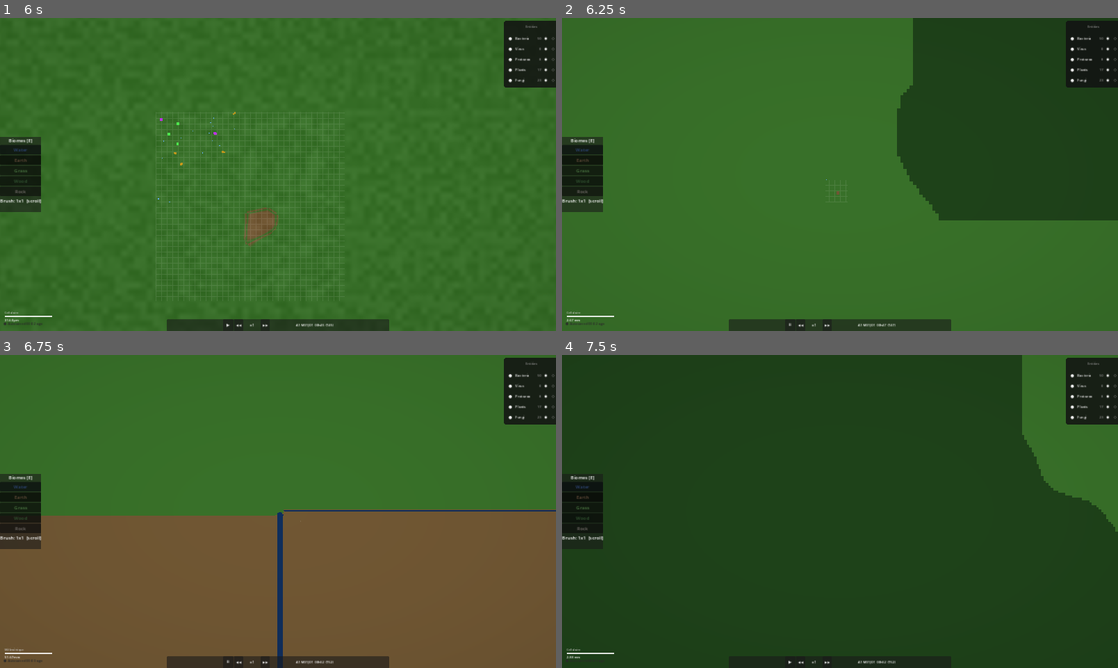
Above: before the commit, frames 1-4 (two rows, left to right).
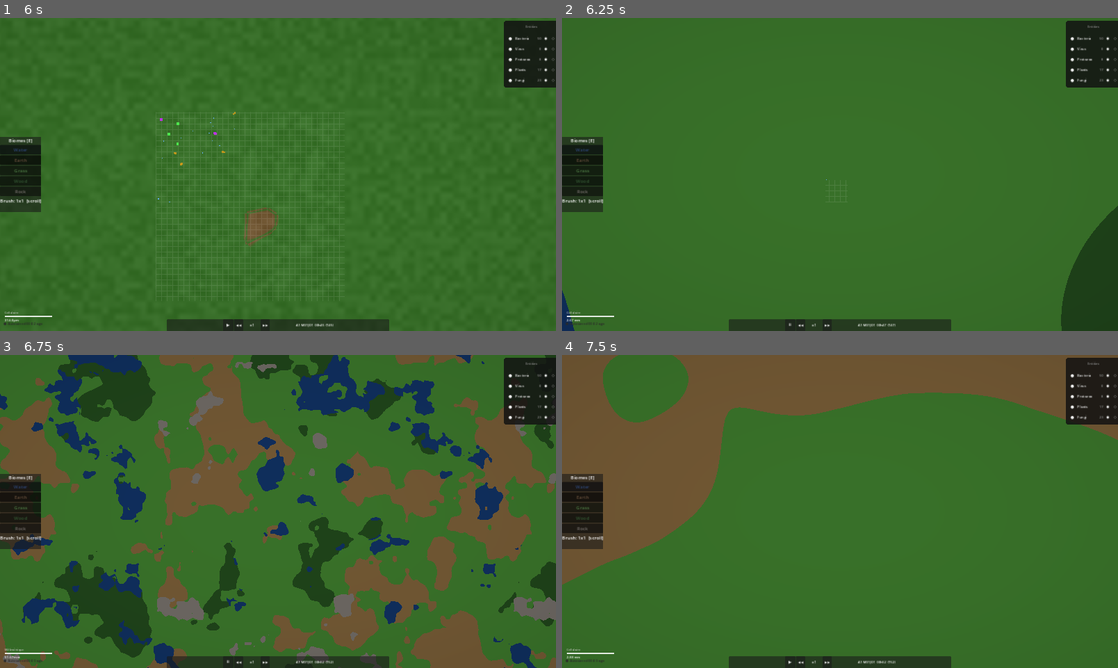
Above: after the commit, the same moments.

Repository: trinityUwU/Primordia
Game: Godot game, scene res://scenes/MainMenu.tscn
Two runs of this game, one before a commit and one after it. Both use one fixed random seed, a clock stepped at 60 frames per second and the inputs below.
Inputs (mouse positions are in pixels of both pictures, inside the frame that each line leads up to):
- Up to frame 1 (6 s): tap Enter at 0.5 s; move the mouse to (400, 158) at 0.52 s; hold D 0.53-1.25 s; tap H at 0.6 s; click (400, 158) at 0.67 s; tap Space at 0.77, 4.52 s; click "New Game" at 1.25 s; click (278, 146) at 2.02 s; type "Alex" at 2.1 s; click "New Game" at 2.75 s; click "Create" at 3.5 s; move the mouse to (166, 190) at 4.27 s; hold S 4.28-5.03 s; tap E at 4.35 s; move the mouse to (333, 105) at 5.02 s; hold D 5.03-5.78 s; tap G at 5.1 s; move the mouse to (250, 237) at 5.77 s; hold W from 5.78 s (still down); tap 1 at 5.85 s; click (250, 237) at 5.92 s
- Up to frame 2 (6.25 s): keep holding W; tap Space at 6.02 s
- Up to frame 3 (6.75 s): move the mouse to (444, 558) at 6.52 s; release W at 6.53 s; hold A from 6.53 s (still down); tap 2 at 6.6 s
- Up to frame 4 (7.5 s): keep holding A; tap Space at 6.77 s; move the mouse to (673, 464) at 7.27 s; tap 3 at 7.35 s

Frame 1 is identical in both runs. In frame 2, 25% of the frame differs, in the area x 0-100%, y 0-100%; in frame 3, 60%; in frame 4, 91%.

Commit message:
fix: macro LOD biome calculé en GLSL pur — zéro rebuild GDScript au dezoom, noise procédural shader reproduit WorldGen

Diff:
--- a/scripts/rendering/BiomeRenderer.gd
+++ b/scripts/rendering/BiomeRenderer.gd
@@ -2,10 +2,12 @@
 
 const CHUNK_PX: float = WorldGrid.CHUNK_WORLD_SIZE
 const TEX_SIZE: int = 64
+const MARGIN: int = 8
+const REBUILD_COOLDOWN: float = 0.3
 
-# Rebuild only when camera leaves the inner safe zone (TEX_SIZE/2 - MARGIN chunks from origin)
-const MARGIN: int = 6
-const REBUILD_COOLDOWN: float = 0.25  # max 4 rebuilds/s regardless of camera speed
+# wu_per_px threshold: above this the shader computes biomes from noise directly
+# Below: texture-based with Voronoi borders
+const LOD_PROCEDURAL_THRESHOLD: float = 8.0
 
 var _image: Image
 var _texture: ImageTexture
@@ -39,6 +41,11 @@
 
 	WorldGrid.biome_changed.connect(func(_c): _dirty = true)
 
+	# Pass WorldGen noise params to shader once (seed-based hash reproduced in GLSL)
+	_mat.set_shader_parameter("world_seed_f", float(WorldGen.world_seed % 100000))
+	_mat.set_shader_parameter("noise_alt_freq", 0.004)
+	_mat.set_shader_parameter("noise_hum_freq", 0.003)
+
 
 func _process(delta: float) -> void:
 	var camera: Camera2D = get_viewport().get_camera_2d()
@@ -46,27 +53,27 @@
 		return
 
 	_cooldown -= delta
+	var cam_pos: Vector2 = camera.global_position
+	var zoom: float = camera.zoom.x
+	var wu_per_px: float = 1.0 / zoom
 
-	var cam_pos: Vector2 = camera.global_position
-	var center_chunk: Vector2i = WorldGrid.world_to_chunk(cam_pos)
-
-	var half: int = TEX_SIZE / 2
-	var needs_rebuild: bool = _dirty
-	if not needs_rebuild:
-		var rel: Vector2i = center_chunk - _tex_origin
-		needs_rebuild = (
-			rel.x < MARGIN or rel.x >= TEX_SIZE - MARGIN or
-			rel.y < MARGIN or rel.y >= TEX_SIZE - MARGIN
-		)
-
-	if needs_rebuild and _cooldown <= 0.0:
-		_dirty = false
-		_cooldown = REBUILD_COOLDOWN
-		_tex_origin = center_chunk - Vector2i(half, half)
-		_rebuild_texture()
+	# Only rebuild texture when in texture-based LOD range
+	if wu_per_px <= LOD_PROCEDURAL_THRESHOLD:
+		var center_chunk: Vector2i = WorldGrid.world_to_chunk(cam_pos)
+		var needs_rebuild: bool = _dirty
+		if not needs_rebuild:
+			var rel: Vector2i = center_chunk - _tex_origin
+			needs_rebuild = (
+				rel.x < MARGIN or rel.x >= TEX_SIZE - MARGIN or
+				rel.y < MARGIN or rel.y >= TEX_SIZE - MARGIN
+			)
+		if needs_rebuild and _cooldown <= 0.0:
+			_dirty = false
+			_cooldown = REBUILD_COOLDOWN
+			_tex_origin = center_chunk - Vector2i(TEX_SIZE / 2, TEX_SIZE / 2)
+			_rebuild_texture()
 
 	var vp_size: Vector2 = get_viewport().get_visible_rect().size
-	var zoom: float = camera.zoom.x
 	_mat.set_shader_parameter("biome_tex", _texture)
 	_mat.set_shader_parameter("tex_size", float(TEX_SIZE))
 	_mat.set_shader_parameter("tex_origin", Vector2(float(_tex_origin.x), float(_tex_origin.y)))
@@ -80,8 +87,6 @@
 func _rebuild_texture() -> void:
 	var data: PackedByteArray = PackedByteArray()
 	data.resize(TEX_SIZE * TEX_SIZE)
-	# Batch-read biome_map — WorldGrid.get_chunk_biome calls WorldGen only if not cached
-	# After first pass, all coords are in _biome_map so subsequent rebuilds are dictionary lookups
 	var bmap: Dictionary = WorldGrid._biome_map
 	var i: int = 0
 	for py in TEX_SIZE:
--- a/shaders/biome.gdshader
+++ b/shaders/biome.gdshader
@@ -8,6 +8,9 @@
 uniform float tex_size;
 uniform vec2  tex_origin;
 uniform float time;
+uniform float world_seed_f;
+uniform float noise_alt_freq;
+uniform float noise_hum_freq;
 
 // ── Hashing / noise ──────────────────────────────────────────────────────────
 
@@ -143,6 +146,48 @@
 	return biome_rock(wp);
 }
 
+// ── Procedural biome from world noise (macro LOD — no texture) ──────────────
+
+// Smooth value noise seeded by world_seed_f offset
+float snoise(vec2 p, float seed_off) {
+	p += vec2(seed_off * 0.001, seed_off * 0.0013);
+	vec2 i = floor(p);
+	vec2 f = fract(p);
+	f = f * f * (3.0 - 2.0 * f);
+	return mix(
+		mix(hash(i + vec2(0,0) + seed_off * 0.1),
+		    hash(i + vec2(1,0) + seed_off * 0.1), f.x),
+		mix(hash(i + vec2(0,1) + seed_off * 0.1),
+		    hash(i + vec2(1,1) + seed_off * 0.1), f.x),
+		f.y);
+}
+
+// Multi-octave noise matching WorldGen FastNoiseLite params
+float macro_noise(vec2 world_chunk, float freq, float seed_off) {
+	vec2 p = world_chunk * freq;
+	float v = 0.0;
+	float a = 0.5;
+	float lac = 2.0;
+	float gain = 0.5;
+	for (int i = 0; i < 4; i++) {
+		v += a * snoise(p, seed_off + float(i) * 37.0);
+		p *= lac;
+		a *= gain;
+	}
+	return clamp(v, 0.0, 1.0);
+}
+
+int biome_from_noise(vec2 world_pos_chunk) {
+	float alt = macro_noise(world_pos_chunk, noise_alt_freq, world_seed_f);
+	float hum = macro_noise(world_pos_chunk, noise_hum_freq, world_seed_f + 1000.0);
+	if (alt > 0.72)                      return 4; // ROCK
+	if (alt < 0.26)                      return 0; // WATER
+	if (alt < 0.35 && hum > 0.60)        return 0; // WATER coastal
+	if (hum > 0.62)                      return 3; // WOOD
+	if (hum > 0.35)                      return 2; // GRASS
+	return 1;                                      // EARTH
+}
+
 // ── Flat biome color (no noise — for LOD) ───────────────────────────────────
 
 vec3 biome_color_flat(int b) {
@@ -165,9 +210,8 @@
 	vec3 final_color;
 
 	if (wu_per_px > 8.0) {
-		// Ultra-LOD: single texel lookup, zero Voronoi, zero noise — full 60fps at any scale
-		ivec2 tc = clamp(base - ivec2(tex_origin), ivec2(0), ivec2(ts - 1));
-		int b    = int(round(texelFetch(biome_tex, tc, 0).r * 4.0));
+		// Ultra-LOD: compute biome directly from GLSL noise — zero GDScript, zero texture rebuild
+		int b = biome_from_noise(chunk_f);
 		final_color = biome_color_flat(b);
 
 	} else {
